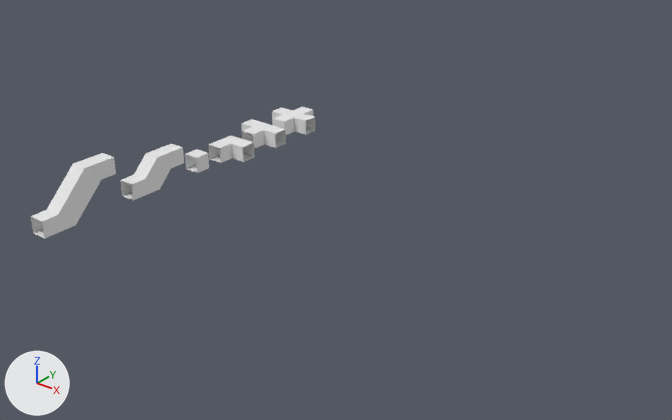
What one commit did to the Blender file vongott/Assets/Mesh/Walls/airduct.blend.
Rendered twice from a 50 mm camera at (39.6, -35.4, 22.7) aimed at (11.8, -0.6, 1.1). Arrows for +X, +Y and +Z are at lower left; the lights stay in place.

In view in the first picture: 'airduct_ramp_1', 'airduct_ramp_2', 'airduct_split_t', 'airduct_split_x', 'airduct_straight', 'airduct_turn'.
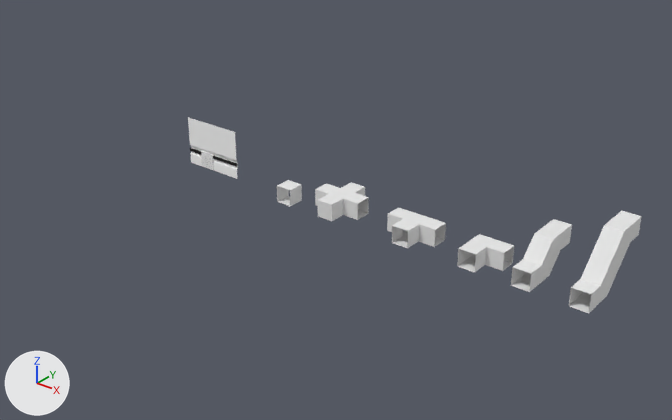
What changed in the scene script:
```text
Add img_wall_handrail_1_png:
    img_wall_handrail_1_png = load_image('wall_handrail_1.png', '../../Textures/Walls/wall_handrail_1.png', 8, 256, 'sRGB')
Add mat_wall_handrail_1_png:
    mat_wall_handrail_1_png = principled_material('wall_handrail_1.png')
    mat_wall_handrail_1_png.texture = img_wall_handrail_1_png
Change me_cube_008:
    where me_cube_008.from_pydata(...)  # 16 vertices, 12 faces; spans x -0.5..0.5, y 0.0..5.0, z 0.0..3.0
    used by ob_airduct_ramp_2; location = (0.0, -11.0, 0.0)
    me_cube_008 part 2: the whole mesh is moved by (0.5, 0.0, 0.0)
Change me_cube_007:
    where me_cube_007.from_pydata(...)  # 16 vertices, 12 faces; spans x -0.5..0.5, y 0.0..4.0, z 0.0..2.0
    used by ob_airduct_ramp_1; location = (0.0, -5.0, 0.0)
    me_cube_007 part 3: the whole mesh is moved by (0.5, 0.0, 0.0)
Change me_cube_006:
    where me_cube_006.from_pydata(...)  # 24 vertices, 19 faces; spans x -1.0..0.0, y 0.0..3.0, z -1.5..1.5
    used by ob_airduct_split_x; location = (0.0, 8.0, 0.0); rotation_euler = (0.0, 1.571, 0.0), in degrees (0, 90, 0)
    me_cube_006 part 4: the whole mesh is moved by (0.0, 0.0, 0.5)
Change me_cube_002:
    where me_cube_002.from_pydata(...)  # 20 vertices, 15 faces; spans x -1.0..0.0, y 0.0..2.0, z -1.5..1.5
    used by ob_airduct_split_t; location = (0.0, 5.0, 0.0); rotation_euler = (0.0, 1.571, 0.0), in degrees (0, 90, 0)
    me_cube_002 part 5: the whole mesh is moved by (0.0, 0.0, 0.5)
Change me_cube_001:
    where me_cube_001.from_pydata(...)  # 12 vertices, 8 faces; spans x -0.5..1.5, y 0.0..2.0, z 0.0..1.0
    used by ob_airduct_turn; location = (0.0, 2.0, 0.0)
    me_cube_001 part 6: the whole mesh is moved by (0.5, 0.0, 0.0)
Change me_cube:
    where me_cube.from_pydata(...)  # 8 vertices, 4 faces; spans x -0.5..0.5, y 0.0..1.0, z 0.0..1.0
    used by ob_airduct_straight; location = (0.0, 0.0, 0.0)
    me_cube part 1: the whole mesh is moved by (0.5, 0.0, 0.0)
Add me_plane_001:
    me_plane_001.from_pydata(...)  # 60 vertices, 42 faces; spans x -4.0..0.0, y 0.0..3.0, z 0.0..0.12
    me_plane_001.materials.append(mat_wall_handrail_1_png)  # picture img_wall_handrail_1_png
Add me_cube_1:
    me_cube_1.from_pydata(...)  # 184 vertices, 169 faces; spans x -0.02..1.02, y -0.12..-0.098, z -1.0..0.02
    me_cube_1.materials.append(mat_material)  # white #e7e7e7
Change ob_airduct_ramp_2:
    ob_airduct_ramp_2.location: (0.0, -11.0, 0.0) -> (25.0, 0.0, 0.0)
Change ob_airduct_ramp_1:
    ob_airduct_ramp_1.location: (0.0, -5.0, 0.0) -> (22.0, 0.0, 0.0)
Change ob_airduct_split_x:
    ob_airduct_split_x.location: (0.0, 8.0, 0.0) -> (10.0, 0.0, 0.0)
Change ob_airduct_split_t:
    ob_airduct_split_t.location: (0.0, 5.0, 0.0) -> (15.0, 0.0, 0.0)
Change ob_airduct_turn:
    ob_airduct_turn.location: (0.0, 2.0, 0.0) -> (19.0, 0.0, 0.0)
Change ob_airduct_straight:
    ob_airduct_straight.location: (0.0, 0.0, 0.0) -> (7.0, 0.0, 0.0)
Add ob_wall_handrail_1_airduct:
    ob_wall_handrail_1_airduct = bpy.data.objects.new('wall_handrail_1_airduct', me_plane_001)
    ob_wall_handrail_1_airduct.location = (3.0, 1.0, 0.0)
    ob_wall_handrail_1_airduct.rotation_euler = (1.571, 0.0, 0.0)  # degrees (90, 0, 0)
Add ob_airduct_hatch:
    ob_airduct_hatch = bpy.data.objects.new('airduct_hatch', me_cube_1)
    ob_airduct_hatch.location = (0.0, 1.0, 1.0)
```

What differs and where, as boxes [x1, y1, x2, y2] in the pictures (672 x 420 px):
'airduct_ramp_2', moved
    before: [31, 153, 116, 239]
    after: [569, 211, 642, 313]
'airduct_ramp_1', moved
    before: [120, 144, 184, 201]
    after: [511, 219, 572, 292]
'airduct_split_t', moved
    before: [242, 119, 286, 149]
    after: [387, 207, 446, 248]
'airduct_split_x', moved
    before: [272, 107, 315, 135]
    after: [315, 182, 369, 221]
'airduct_turn', moved
    before: [209, 135, 255, 163]
    after: [457, 234, 514, 272]
'wall_handrail_1_airduct', added
    after: [188, 117, 238, 179]
'airduct_straight', moved
    before: [185, 149, 209, 173]
    after: [277, 180, 302, 206]
'airduct_hatch', added
    after: [201, 151, 214, 171]
